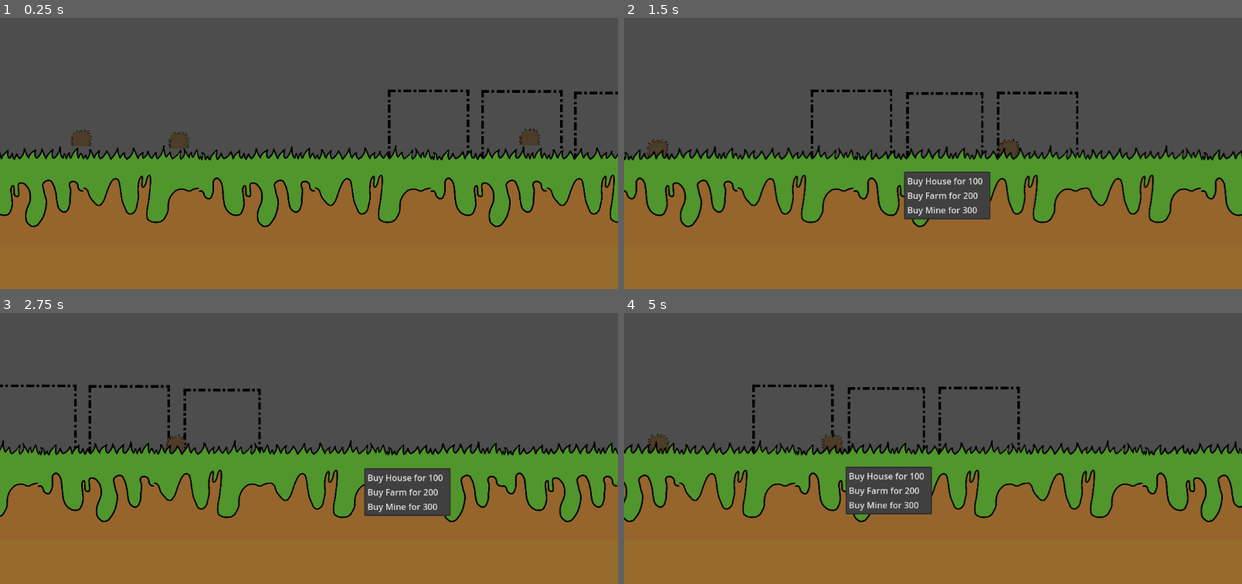
Above: before the commit, frames 1-4 (two rows, left to right).
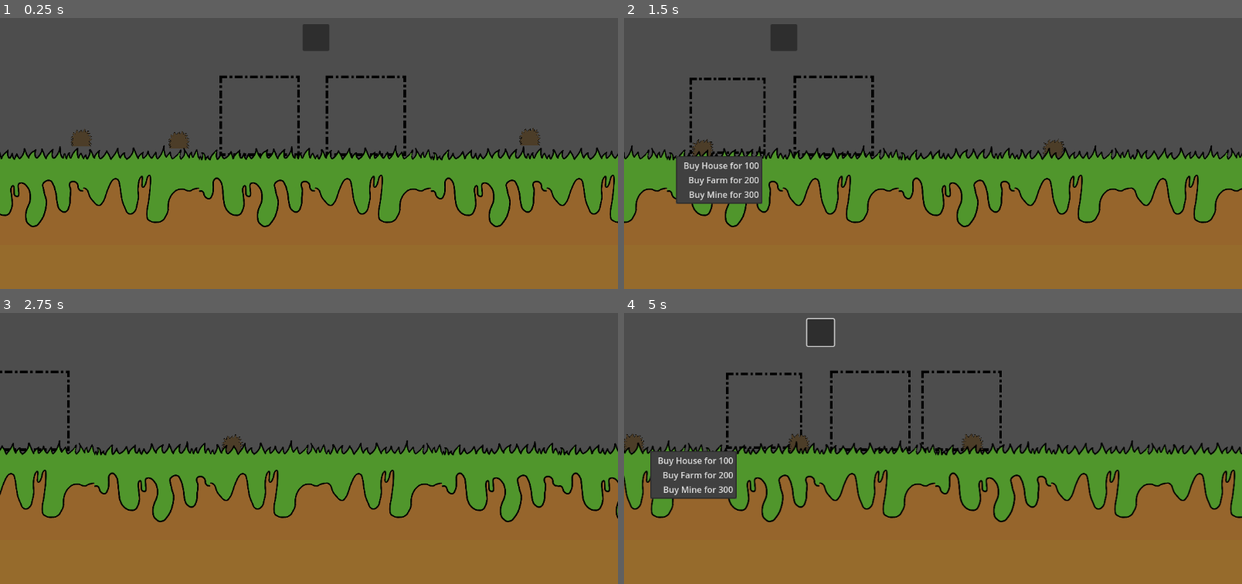
Above: after the commit, the same moments.

Repository: AncientEntity/LD56
Game: Godot game, scene res://Scenes/game_scene.tscn
The game is run twice, just before and just after one commit, with the same random seed, the same clock (stepped at 60 frames per second) and the same inputs.
Inputs (mouse positions are in pixels of both pictures, inside the frame that each line leads up to; where the layout moved, square brackets give the same spot in the first picture):
- Up to frame 1 (0.25 s): no input
- Up to frame 2 (1.5 s): click (988, 115) [1050, 129] at 0.5 s; click (722, 115) [945, 131] at 1.25 s
- Up to frame 3 (2.75 s): click (414, 426) at 2.02 s
- Up to frame 4 (5 s): click (654, 410) [661, 424] at 2.75 s; click (747, 331) at 3.52 s; click (691, 410) [883, 426] at 4.25 s

The runs differ from the first frame. In frame 1, 1.7% of the frame differs, in the area x 35-100%, y 2-52%; in frame 2, 16%, in the area x 0-100%, y 2-78%; in frame 3, 13%; in frame 4, 16%.

Commit message:
added buying grid

Diff:
--- a/Scenes/game_scene.tscn
+++ b/Scenes/game_scene.tscn
@@ -1,9 +1,9 @@
 [gd_scene load_steps=7 format=4 uid="uid://c86371r6f6oh3"]
 
 [ext_resource type="PackedScene" uid="uid://c85brqjbs6xhp" path="res://Scenes/camera_2d.tscn" id="2_x5va0"]
-[ext_resource type="TileSet" uid="uid://46uh3g7vby3q" path="res://Assets/groundTiles/groundtileset.tres" id="4_5ifgc"]
-[ext_resource type="PackedScene" uid="uid://5oos01fy60ou" path="res://Scenes/tile_shop.tscn" id="4_c5o3u"]
-[ext_resource type="PackedScene" uid="uid://b7lnjnot2mw2x" path="res://Scenes/little_guy.tscn" id="4_xx35y"]
+[ext_resource type="TileSet" uid="uid://c22i274j2sebl" path="res://Assets/groundTiles/groundtileset.tres" id="4_5ifgc"]
+[ext_resource type="PackedScene" uid="uid://dnkr0qercn1qi" path="res://Scenes/shop_grid.tscn" id="4_hxhm7"]
+[ext_resource type="PackedScene" path="res://Scenes/little_guy.tscn" id="4_xx35y"]
 
 [sub_resource type="WorldBoundaryShape2D" id="WorldBoundaryShape2D_mxl2y"]
 
@@ -14,33 +14,6 @@
 
 [node name="Camera2D" parent="." instance=ExtResource("2_x5va0")]
 position = Vector2(-11, -26)
-
-[node name="Shop Control" type="Control" parent="."]
-layout_mode = 3
-anchors_preset = 0
-offset_right = 40.0
-offset_bottom = 40.0
-
-[node name="tile_shop" parent="Shop Control" instance=ExtResource("4_c5o3u")]
-layout_mode = 0
-offset_left = 136.0
-offset_top = -74.0
-offset_right = 288.0
-offset_bottom = 78.0
-
-[node name="tile_shop2" parent="Shop Control" instance=ExtResource("4_c5o3u")]
-layout_mode = 0
-offset_left = 310.0
-offset_top = -73.0
-offset_right = 462.0
-offset_bottom = 79.0
-
-[node name="tile_shop3" parent="Shop Control" instance=ExtResource("4_c5o3u")]
-layout_mode = 0
-offset_left = 483.0
-offset_top = -70.0
-offset_right = 635.0
-offset_bottom = 82.0
 
 [node name="WORLD" type="Node" parent="."]
 
@@ -83,3 +56,7 @@
 
 [node name="LittleGuy3" parent="WORLD" instance=ExtResource("4_xx35y")]
 position = Vector2(378, -11)
+
+[node name="world_buying_grid" parent="." instance=ExtResource("4_hxhm7")]
+offset_top = -100.0
+offset_bottom = 50.0
